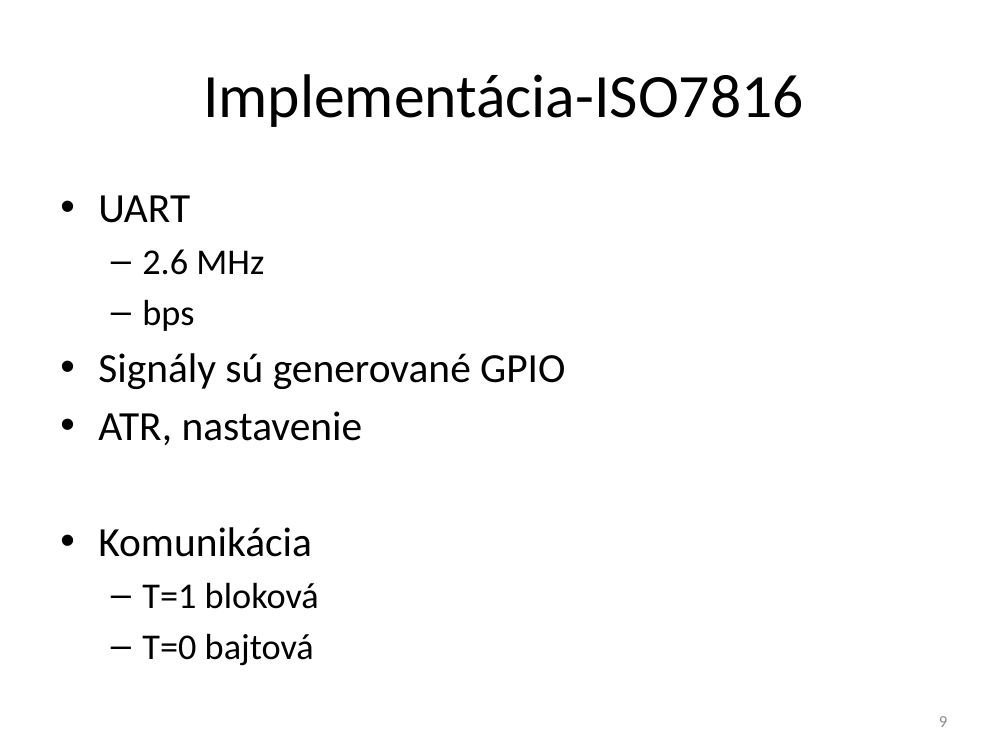
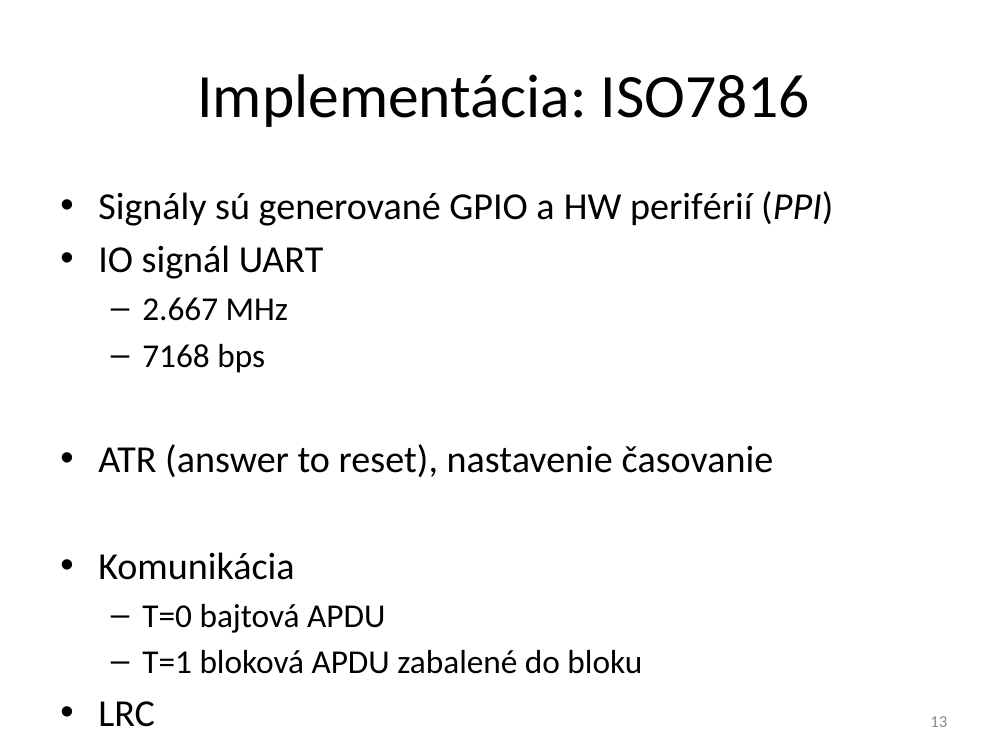
Before and after one commit to javacard-FOSS-applets/nrf6310-pca10007, a slide deck: slide 13 of Obhajoba/xdoubravsky_dp.pptx (slide 9 before the commit). Drawn at 1008x756 pixels with LibreOffice and Linux fonts; fonts in the diff are those of the drawing. Boxes give left, top, right and bottom in pixels: in the first picture for what was removed or moved away, otherwise in the second. Text is boxed around its words. In the diff, an @@ line names an element or a change of style, - is before the commit and + after.

```diff
--- a/Obhajoba/xdoubravsky_dp.pptx
+++ b/Obhajoba/xdoubravsky_dp.pptx
@@ title at [197, 74, 810, 127]: text changed @@
-Implementácia-ISO7816
+Implementácia: ISO7816
@@ text at [98, 191, 833, 477]: text changed; size 29.6 to 27.2 pt @@
-• UART
-  – 2.6 MHz
-  – bps
-• Signály sú generované GPIO
-• ATR, nastavenie
+• Signály sú generované GPIO a HW periférií (PPI)
+• IO signál UART
+  – 2.667 MHz
+  – 7168 bps
+• ATR (answer to reset), nastavenie časovanie
@@ text at [98, 552, 294, 580]: size 29.6 to 27.2 pt in "Komunikácia" @@
@@ text at [142, 604, 642, 674]: text changed; size 25.9 to 23.8 pt @@
-  – T=1 bloková
-  – T=0 bajtová
+  – T=0 bajtová APDU
+  – T=1 bloková APDU zabalené do bloku
+• LRC
@@ page number at [930, 716, 947, 727]: text changed @@
-9
+13
```
Also in this commit, not shown: 20 other slides changed, 10 slides added, 4 slides removed.
